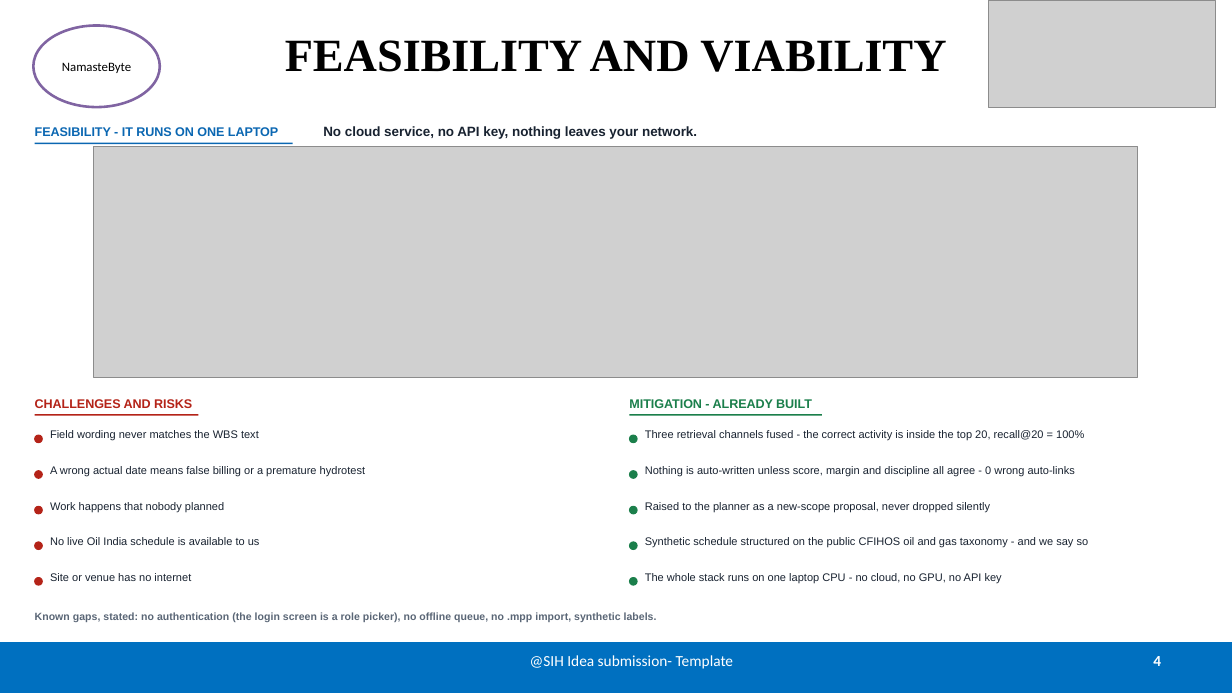
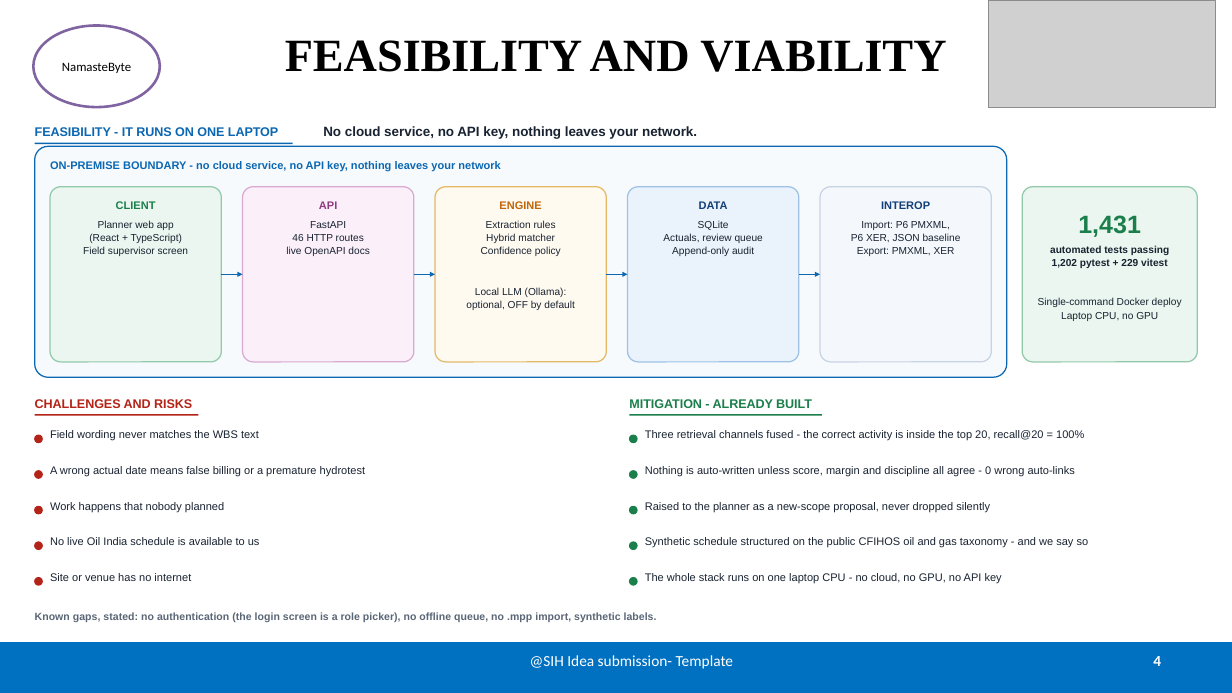
Before and after one commit to poa8534-crypto/SIH-2026, a slide deck: slide 4 of deliverables/NAVIS_SIH2026_NamasteByte_FINAL.pptx. Drawn at 1232x693 pixels with LibreOffice and Linux fonts; fonts in the diff are those of the drawing; grey boxes stand for pictures. Boxes give left, top, right and bottom in pixels: in the first picture for what was removed or moved away, otherwise in the second. Text is boxed around its words. In the diff, an @@ line names an element or a change of style, - is before the commit and + after.

```diff
--- a/deliverables/NAVIS_SIH2026_NamasteByte_FINAL.pptx
+++ b/deliverables/NAVIS_SIH2026_NamasteByte_FINAL.pptx
@@ rounded rectangle added at <box>35,146,1007,377</box>, fill #F7FAFD, outline #0B67B2 0.98 pt @@
@@ picture removed at <box>94,146,1139,377</box> @@
@@ text added at <box>50,161,500,172</box>, 8.6 pt, text #0B67B2, bold @@
+ON-PREMISE BOUNDARY - no cloud service, no API key, nothing leaves your network
@@ rounded rectangle added at <box>50,187,221,362</box>, fill #EAF6EF, outline #92C9AA 0.98 pt @@
@@ text added at <box>116,201,156,209</box>, 8.6 pt, text #1B7F4B, bold @@
+CLIENT
@@ rounded rectangle added at <box>242,187,413,362</box>, fill #FBF0FA, outline #D9A9D2 0.98 pt @@
@@ text added at <box>319,201,337,209</box>, 8.6 pt, text #8E3C82, bold @@
+API
@@ rounded rectangle added at <box>435,187,606,362</box>, fill #FFFAF0, outline #E3B968 0.98 pt @@
@@ text added at <box>499,201,541,209</box>, 8.6 pt, text #C2660A, bold @@
+ENGINE
@@ rounded rectangle added at <box>628,187,799,362</box>, fill #EAF3FB, outline #9DC2E6 0.98 pt @@
@@ text added at <box>699,201,728,209</box>, 8.6 pt, text #123F78, bold @@
+DATA
@@ rounded rectangle added at <box>821,187,992,362</box>, fill #F4F8FC, outline #C7D3E3 0.98 pt @@
@@ text added at <box>881,201,930,209</box>, 8.6 pt, text #123F78, bold @@
+INTEROP
@@ rounded rectangle added at <box>1022,187,1198,362</box>, fill #EAF6EF, outline #92C9AA 0.98 pt @@
@@ text added at <box>83,220,188,256</box>, 7.9 pt, text #182230 @@
+Planner web app
+(React + TypeScript)
+Field supervisor screen
@@ text added at <box>286,221,369,256</box>, 7.9 pt, text #182230 @@
+FastAPI
+46 HTTP routes
+live OpenAPI docs
@@ text added at <box>466,220,575,310</box>, 7.9 pt, text #182230 @@
+Extraction rules
+Hybrid matcher
+Confidence policy
+Local LLM (Ollama):
+optional, OFF by default
@@ text added at <box>663,221,763,256</box>, 7.9 pt, text #182230 @@
+SQLite
+Actuals, review queue
+Append-only audit
@@ text added at <box>851,221,961,256</box>, 7.9 pt, text #182230 @@
+Import: P6 PMXML,
+P6 XER, JSON baseline
+Export: PMXML, XER
@@ text added at <box>1078,215,1141,237</box>, 19.5 pt, text #1B7F4B, bold @@
+1,431
@@ text added at <box>1050,245,1169,268</box>, 7.9 pt, text #182230, bold @@
+automated tests passing
+1,202 pytest + 229 vitest
@@ arrow added from (222, 274) to (242, 274), #0B67B2 1.2 pt @@
@@ arrow added from (414, 274) to (435, 274), #0B67B2 1.2 pt @@
@@ arrow added from (606, 274) to (628, 274), #0B67B2 1.2 pt @@
@@ arrow added from (799, 274) to (821, 274), #0B67B2 1.2 pt @@
@@ text added at <box>1038,298,1182,321</box>, 7.9 pt, text #182230 @@
+Single-command Docker deploy
+Laptop CPU, no GPU
```
Also in this commit, not shown: 2 other slides changed, 19 other files.
